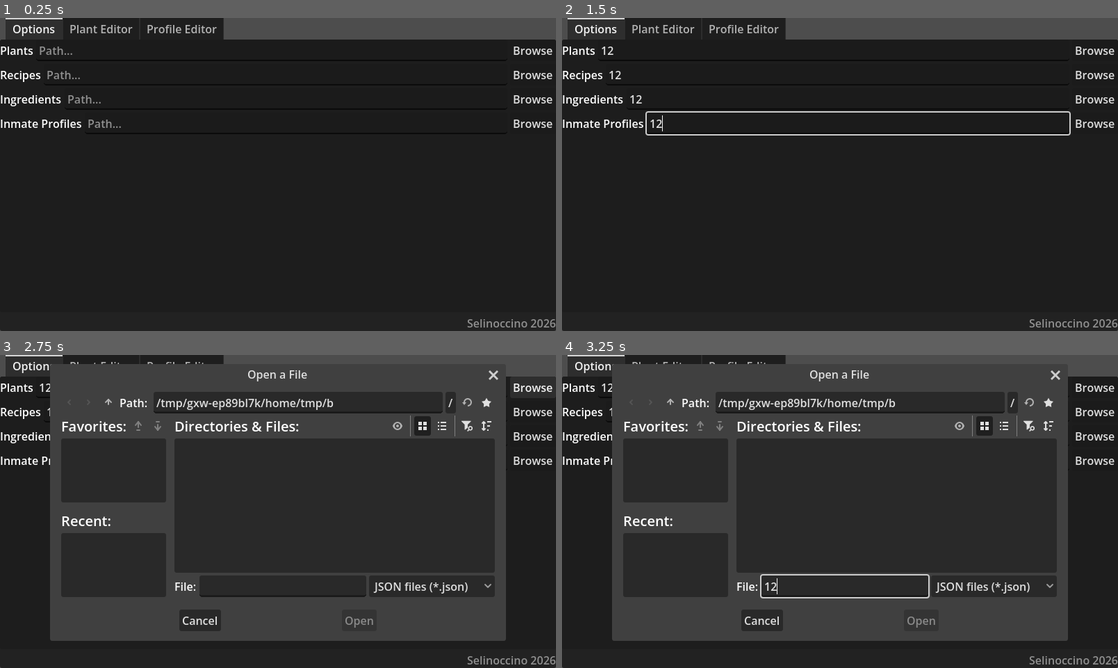
Above: before the commit, frames 1-4 (two rows, left to right).
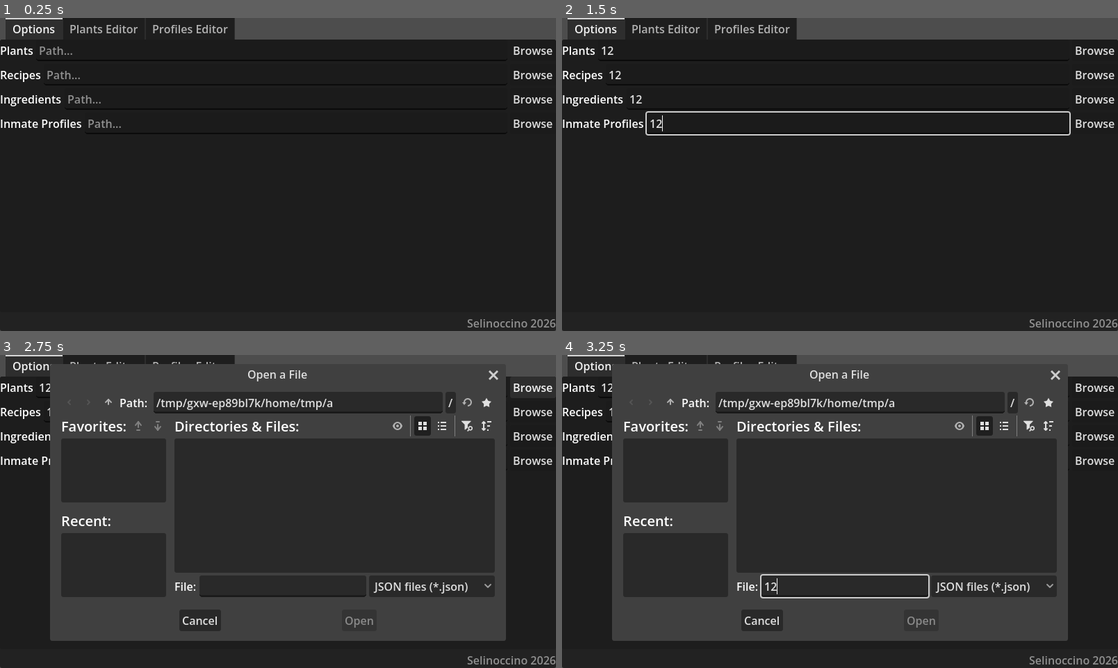
Above: after the commit, the same moments.

Repository: Selinoccino/MDCC_tools
Game: Godot game, scene res://main.tscn
Same seed, same stepped clock (60 frames per second), same inputs: the game is played once before the commit and once after it.
Inputs (mouse positions are in pixels of both pictures, inside the frame that each line leads up to):
- Up to frame 1 (0.25 s): no input
- Up to frame 2 (1.5 s): click (834, 49) at 0.52 s; type "12" at 0.6 s; click (840, 74) at 0.75 s; type "12" at 0.83 s; click (845, 99) at 0.98 s; type "12" at 1.07 s; click (856, 124) at 1.27 s; type "12" at 1.35 s
- Up to frame 3 (2.75 s): click "Browse" at 2 s
- Up to frame 4 (3.25 s): click (845, 586) at 2.77 s; type "12" at 2.85 s

The runs differ from the first frame. In frame 1, 0.5% of the frame differs, in the area x 17-43%, y 0-7%; in frame 2, 0.5%; in frame 3, 0.1%; in frame 4, 0.1%.

Commit message:
add plantable field

Diff:
--- a/main.gd
+++ b/main.gd
@@ -1,13 +1 @@
 extends Control
-
-
-# Declare member variables here. Examples:
-# var a = 2
-# var b = "text"
-
-
-# Called when the node enters the scene tree for the first time.
-func _ready():
-	$tabs.set_tab_title(0, "Options")
-	$tabs.set_tab_title(1, "Plant Editor")
-	$tabs.set_tab_title(2, "Profile Editor")
--- a/main.tscn
+++ b/main.tscn
@@ -29,6 +29,8 @@
 anchor_right = 1.0
 anchor_bottom = 1.0
 current_tab = 0
+tab_1/title = "Plants Editor"
+tab_2/title = "Profiles Editor"
 
 [node name="Options" type="PanelContainer" parent="tabs" unique_id=1874690570]
 layout_mode = 2
@@ -52,8 +54,10 @@
 visible = false
 layout_mode = 2
 metadata/_tab_index = 1
+metadata/_tab_name = "Plants Editor"
 
 [node name="profilesEditor" parent="tabs" unique_id=22526534 instance=ExtResource("4_1bvp3")]
 visible = false
 layout_mode = 2
 metadata/_tab_index = 2
+metadata/_tab_name = "Profiles Editor"
--- a/plantsEditor.gd
+++ b/plantsEditor.gd
@@ -105,6 +105,8 @@
 	getEditorElement("cooldownhb/cooldownsb").value = int(getSelectedValue("harvestingCooldown", 1))
 
 	getEditorElement("rarityhb/raritysb").value = int(getSelectedValue("rarity", 1))
+
+	getEditorElement("plantablehb/plantableButton").button_pressed = bool(getSelectedValue("plantable", true))
 
 	for type in itemTypes.values():
 		populateItems(type)
@@ -257,9 +259,14 @@
 		"maxUnwateredLifespan":1,
 		"harvestingCooldown":1,
 		"rarity":1,
+		"plantable": true,
 	}
 
 	for type in itemTypes.values():
 		cached[nid][getItemKey(type)] = []
 
 	addPlantButton(nid, "Plant")
+
+
+func _on_plantable_button_toggled(toggled_on: bool) -> void:
+	setSelectedValue("plantable", toggled_on)
--- a/plantsEditor.tscn
+++ b/plantsEditor.tscn
@@ -186,6 +186,20 @@
 value = 1.0
 rounded = true
 allow_greater = true
+
+[node name="plantablehb" type="HBoxContainer" parent="sc/pc/actualEditor" unique_id=1273455462]
+layout_mode = 2
+
+[node name="l" type="Label" parent="sc/pc/actualEditor/plantablehb" unique_id=281543763]
+layout_mode = 2
+tooltip_text = "Days between harvests"
+mouse_filter = 0
+text = "Plantable"
+
+[node name="plantableButton" type="CheckBox" parent="sc/pc/actualEditor/plantablehb" unique_id=722420304]
+layout_mode = 2
+size_flags_horizontal = 3
+text = "Is it?"
 
 [node name="HSeparator2" type="HSeparator" parent="sc/pc/actualEditor" unique_id=1718985859]
 layout_mode = 2
@@ -247,5 +261,6 @@
 [connection signal="value_changed" from="sc/pc/actualEditor/neglecthb/neglectsb" to="." method="_on_neglectsb_value_changed"]
 [connection signal="value_changed" from="sc/pc/actualEditor/harvestshb/harvestssb" to="." method="_on_harvestssb_value_changed"]
 [connection signal="value_changed" from="sc/pc/actualEditor/cooldownhb/cooldownsb" to="." method="_on_cooldownsb_value_changed"]
+[connection signal="toggled" from="sc/pc/actualEditor/plantablehb/plantableButton" to="." method="_on_plantable_button_toggled"]
 [connection signal="pressed" from="sc/pc/actualEditor/addItem" to="." method="_on_addItem_pressed"]
 [connection signal="pressed" from="sc/pc/actualEditor/addIngredient" to="." method="_on_addIngredient_pressed"]
